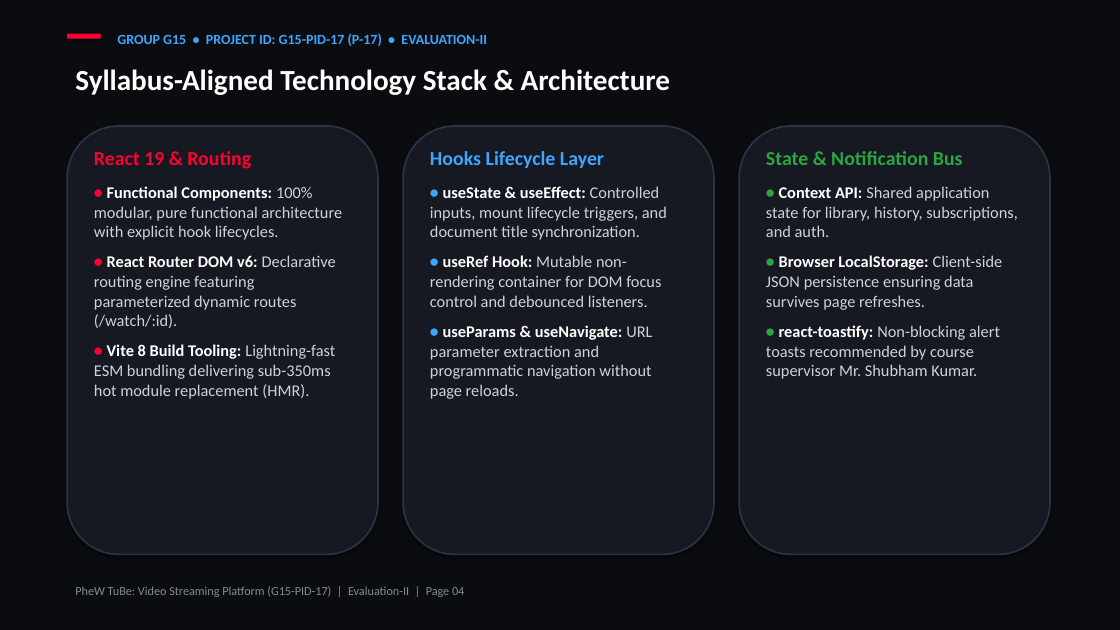
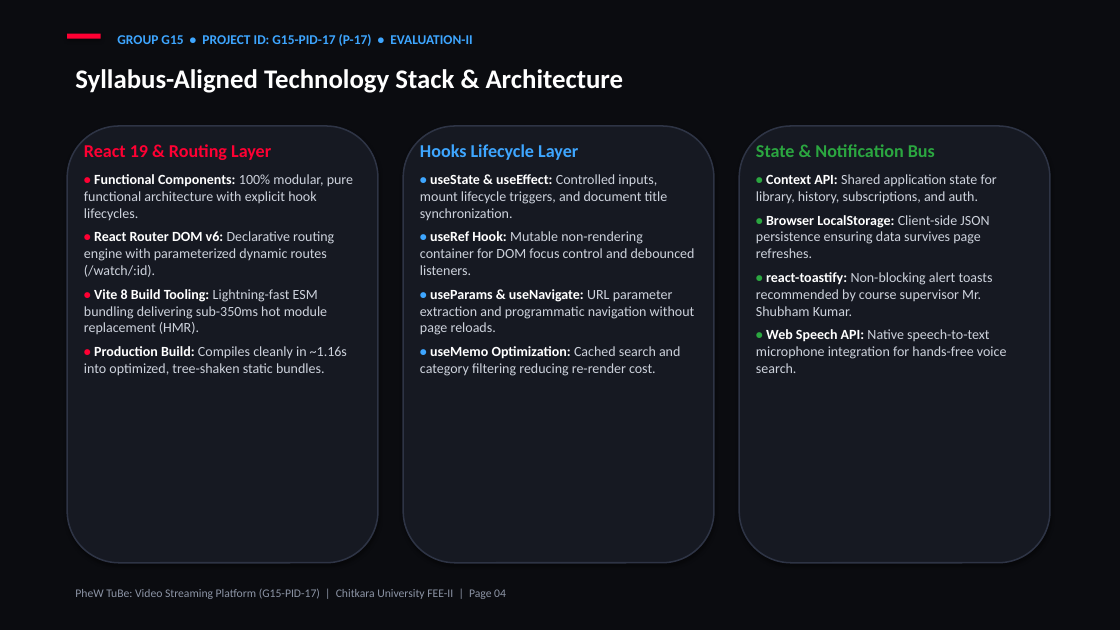
Before and after one commit to kishan-777/Front-End-Engineering_Evaluation-based-project, a slide deck: slide 4 of G15-PID-17.pptx. Drawn at 1120x630 pixels with LibreOffice and Linux fonts; fonts in the diff are those of the drawing. Boxes give left, top, right and bottom in pixels: in the first picture for what was removed or moved away, otherwise in the second. Text is boxed around its words. In the diff, an @@ line names an element or a change of style, - is before the commit and + after.

Commit message:
Fix all PPT distortions, image overlaps, Chitkara logo visibility, and add Phase 2 Protected Routing and Infinite Scroll slides

```diff
--- a/G15-PID-17.pptx
+++ b/G15-PID-17.pptx
@@ text "GROUP G15 • PROJECT ID: ..." at (x1=117, y1=34, x2=472, y2=46): size 12 to 11.5 pt @@
@@ text "Syllabus-Aligned Technology Stack & Architecture" at (x1=75, y1=69, x2=624, y2=93): size 25 to 23 pt @@
@@ rounded rectangle resized from (x1=67, y1=126, x2=378, y2=555) to (x1=67, y1=126, x2=378, y2=563) @@
@@ text at (x1=84, y1=144, x2=271, y2=160): text changed; size 17 to 15.5 pt @@
-React 19 & Routing
+React 19 & Routing Layer
@@ rounded rectangle resized from (x1=403, y1=126, x2=714, y2=555) to (x1=403, y1=126, x2=714, y2=563) @@
@@ text at (x1=420, y1=144, x2=695, y2=335): size 17 to 15.5 pt in "Hooks Lifecycle Layer"; size 15 to 12 pt in "•", "•", "•"; size 14 to 12 pt in "useState & useEffect: Controlled inputs, mount lifecycle ...", "useRef Hook: Mutable non-rendering container for DOM ...", "useParams & useNavigate: URL parameter extraction and ..."; less space between paragraphs @@
@@ outline #2E3445 1.4 pt to #2E3445 1.3 pt in 3 elements at (x1=67, y1=126, x2=378, y2=563), (x1=403, y1=126, x2=714, y2=563), (x1=739, y1=126, x2=1050, y2=563) @@
@@ rounded rectangle resized from (x1=739, y1=126, x2=1050, y2=555) to (x1=739, y1=126, x2=1050, y2=563) @@
@@ text at (x1=756, y1=144, x2=997, y2=316): size 17 to 15.5 pt in "State & Notification Bus"; size 15 to 12 pt in "•", "•", "•"; size 14 to 12 pt in "Context API: Shared application state for library, ...", "Browser LocalStorage: Client-side JSON persistence ensuring  ...", "react-toastify: Non-blocking alert toasts recommended by cou ..."; less space between paragraphs @@
@@ text at (x1=84, y1=174, x2=353, y2=334): size 15 to 12 pt in "•", "•"; size 14 to 12 pt in "Functional Components: 100% modular, pure functional archite ...", "Vite 8 Build Tooling: Lightning-fast ESM bundling ..."; less space between paragraphs @@
@@ text at (x1=84, y1=231, x2=334, y2=277): text changed; size 14 to 12 pt @@
-• React Router DOM v6: Declarative routing engine featuring parameterized dynamic routes (/watch/:id).
+• React Router DOM v6: Declarative routing engine with parameterized dynamic routes (/watch/:id).
@@ text at (x1=756, y1=329, x2=1007, y2=373): paragraph added @@
+• Web Speech API: Native speech-to-text microphone integration for hands-free voice search.
@@ text at (x1=84, y1=346, x2=347, y2=376): paragraph added @@
+• Production Build: Compiles cleanly in ~1.16s into optimized, tree-shaken static bundles.
@@ text at (x1=420, y1=346, x2=680, y2=376): paragraph added @@
+• useMemo Optimization: Cached search and category filtering reducing re-render cost.
@@ text at (x1=75, y1=589, x2=506, y2=599): text changed; size 10.5 to 10 pt; text colour #828A9B to #8C94A5 @@
-PheW TuBe: Video Streaming Platform (G15-PID-17) | Evaluation-II | Page 04
+PheW TuBe: Video Streaming Platform (G15-PID-17) | Chitkara University FEE-II | Page 04
```
Also in this commit, not shown: 10 other slides changed, 3 slides added, 1 slide removed, 1 other file.
